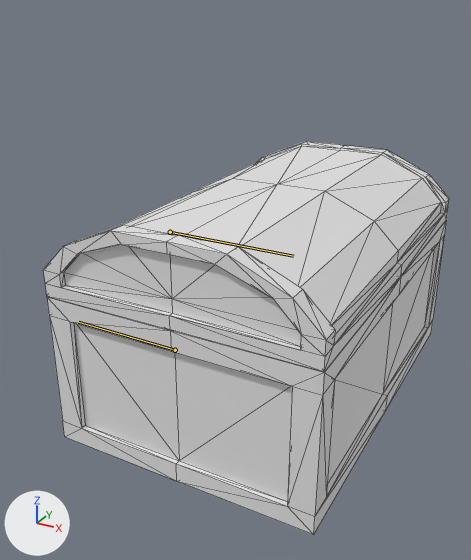
The FBX model resources/models/chest.fbx, before and after one commit.
Before and after are seen from a 50 mm camera at (0.00532, -0.01137, 0.00788) aimed at (-0.00055, -0.00071, 0.00255). Every picture has the same lights, and +X, +Y and +Z are marked at lower left. The bones that bend it are drawn over the model as lines. Mesh edges are drawn as thin lines.
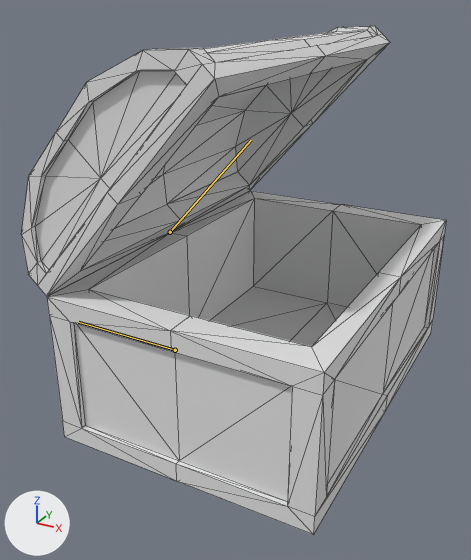
The newer file adds an action. The first version stands in its rest pose; the second is drawn at frame 1 of the action 'Opened'.

Boxes [x1, y1, x2, y2] around the edits, measured in the pictures (471 x 560 px):
'Plane', posed
    before: [43, 141, 449, 535]
    after: [21, 26, 446, 535]
bone 'Bone.001', root to tip
    before: (170, 232) to (293, 256)
    after: (170, 232) to (251, 140)

The change in detail:
Bone 'Bone.001' (bone_bone_001) turns from (0, 0, 0) to (0, 0, -48) degrees about its own x, y and z.
